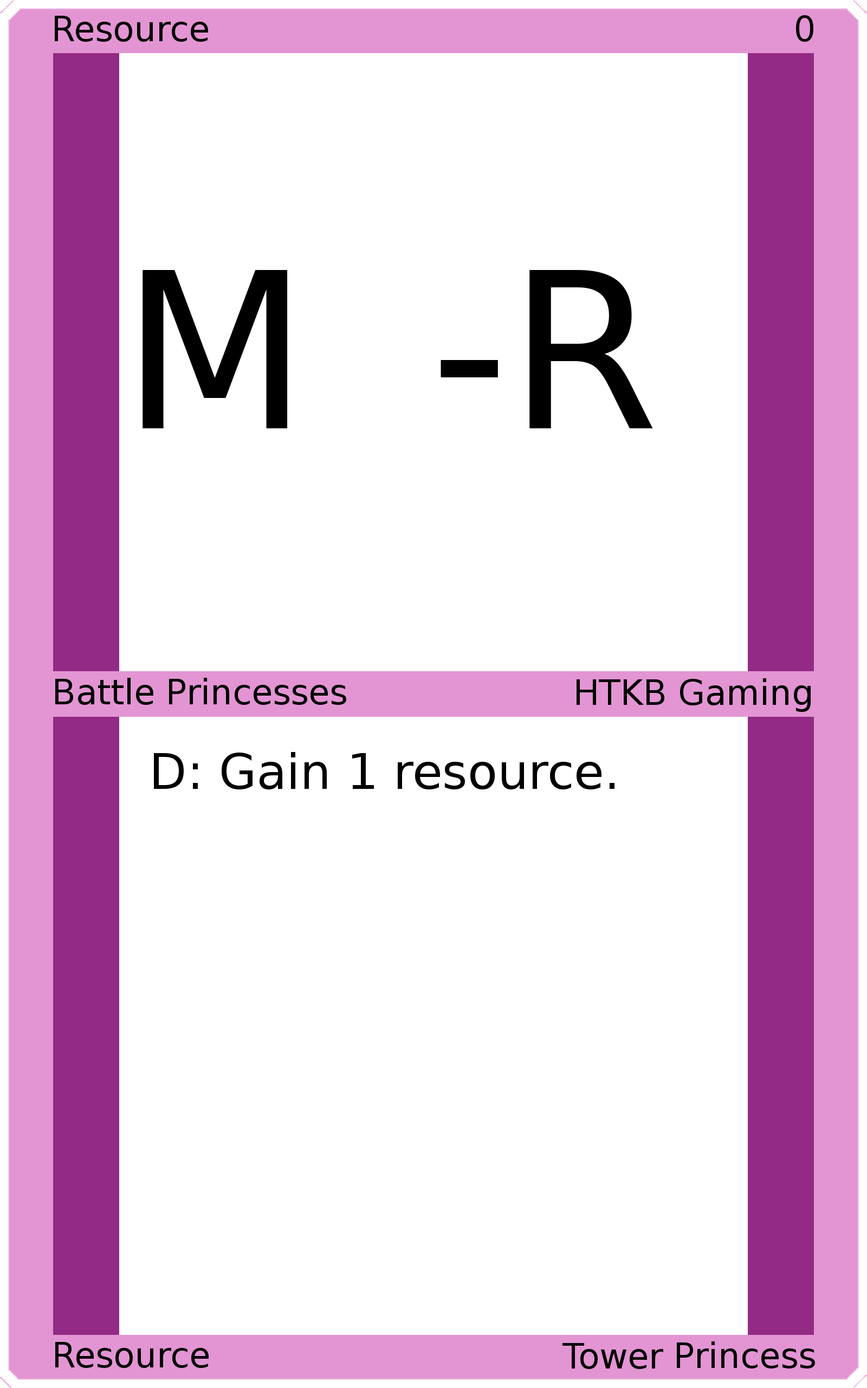
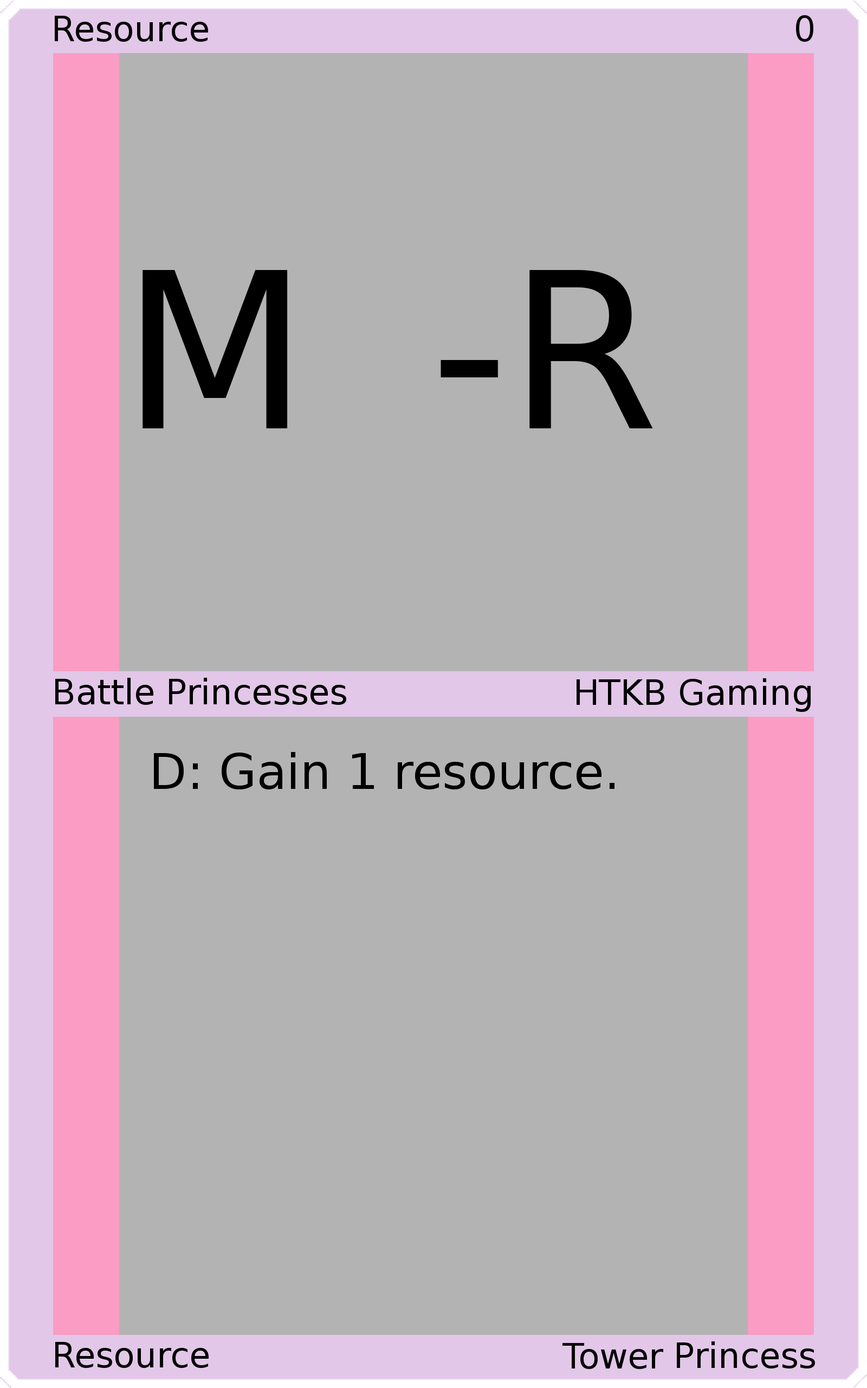
Layered file, before and after one edit (867x1388). Changes by layer:
painted on "Border" over [0, 0, 867, 1388]
painted on "Top Background" over [119, 52, 748, 673]
painted on "Bottom Background" over [119, 715, 748, 1336]
painted on "Background" over [35, 35, 832, 1352]
